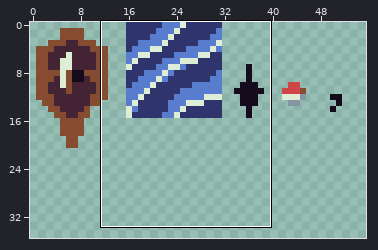
Pixel-art file -- source/graphics/ludum_dare_40_scrapsheet.ase. Above: a wide view before the commit, with the close-up outlined.
Close-up. Old version:
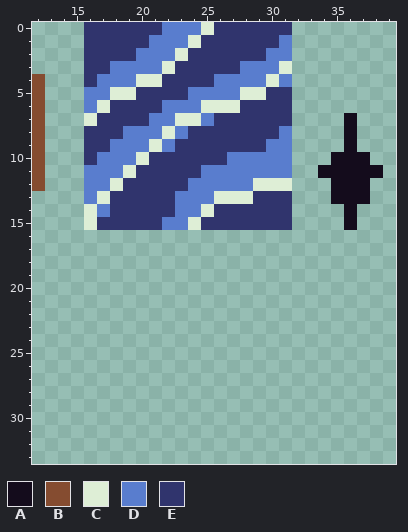
640x480 pixels, 1 frame. Shown: x 12..39, y 0..33. The wide view leaves out empty margins.
Palette (. is transparent): A #140c1c  B #854c30  C #deeed6  D #597dce  E #30346d
Pixels before, first column x 12:
 0 ....EEEEEEDDDCEEEEEE.......
 1 ....EEEEEDDDCEEEEEED.......
 2 ....EEEEDDDCEEEEEEDD.......
 3 ....EEDDDDCEEEEEDDDC.......
 4 B...EDDDCCEEEEDDDDCD.......
 5 B...DDCCEEEEDDDDCCEE.......
 6 B...DCEEEEDDDCCCEEEE.......
 7 B...CEEEEDDCCDEEEEEE....A..
 8 B...EEEDDDCDEEEEEEED....A..
 9 B...EEDDDCDEEEEEEEDD....A..
10 B...EDDDCEEEEEEDDDDD...AAA.
11 B...DDDCEEEEEDDDDDDD..AAAAA
12 B...DDCEEEEEDDDDDCCC...AAA.
13 ....DCEEEEEDDDCCCEEE...AAA.
14 ....CDEEEEEDDCEEEEEE....A..
15 ....CEEEEEDDCEEEEEEE....A..
After the commit:
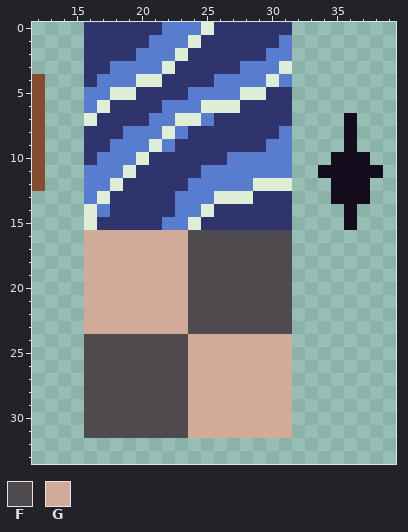
Colours new in this view: F #4e4a4e  G #d2aa99
Changes in this commit:
Changed rows in their new state; - is an unchanged pixel.
first column x 16:
16 GGGGGGGGFFFFFFFF
17 GGGGGGGGFFFFFFFF
18 GGGGGGGGFFFFFFFF
19 GGGGGGGGFFFFFFFF
20 GGGGGGGGFFFFFFFF
21 GGGGGGGGFFFFFFFF
22 GGGGGGGGFFFFFFFF
23 GGGGGGGGFFFFFFFF
24 FFFFFFFFGGGGGGGG
25 FFFFFFFFGGGGGGGG
26 FFFFFFFFGGGGGGGG
27 FFFFFFFFGGGGGGGG
28 FFFFFFFFGGGGGGGG
29 FFFFFFFFGGGGGGGG
30 FFFFFFFFGGGGGGGG
31 FFFFFFFFGGGGGGGG
Boxes around the changes in both close-ups, in picture pixels (x1, y1, x2, y2):
added: (84, 230, 292, 438)
